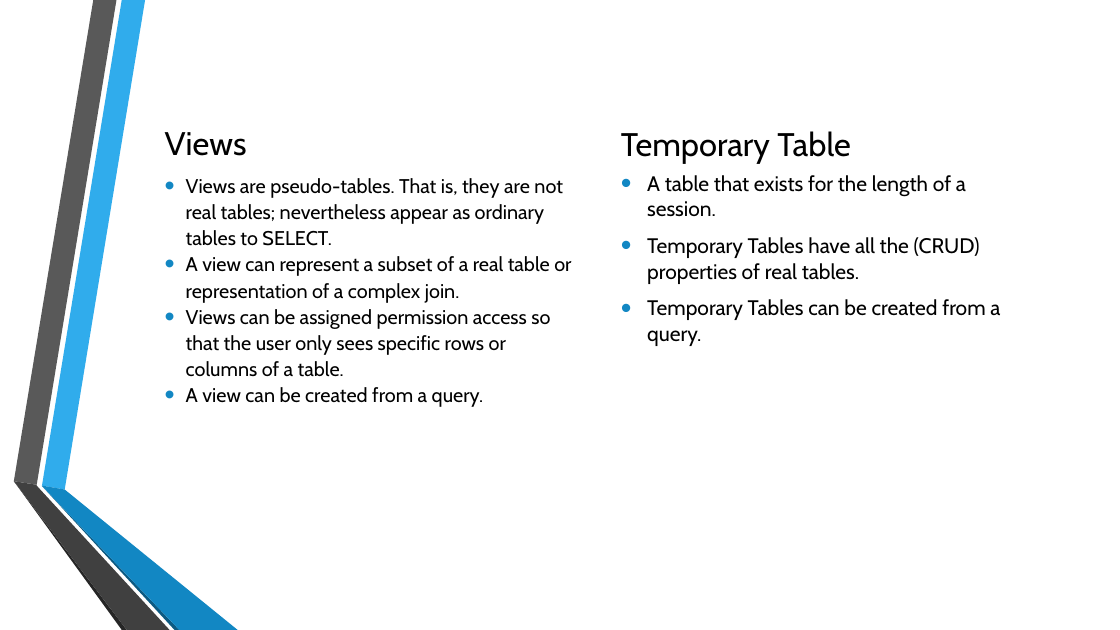
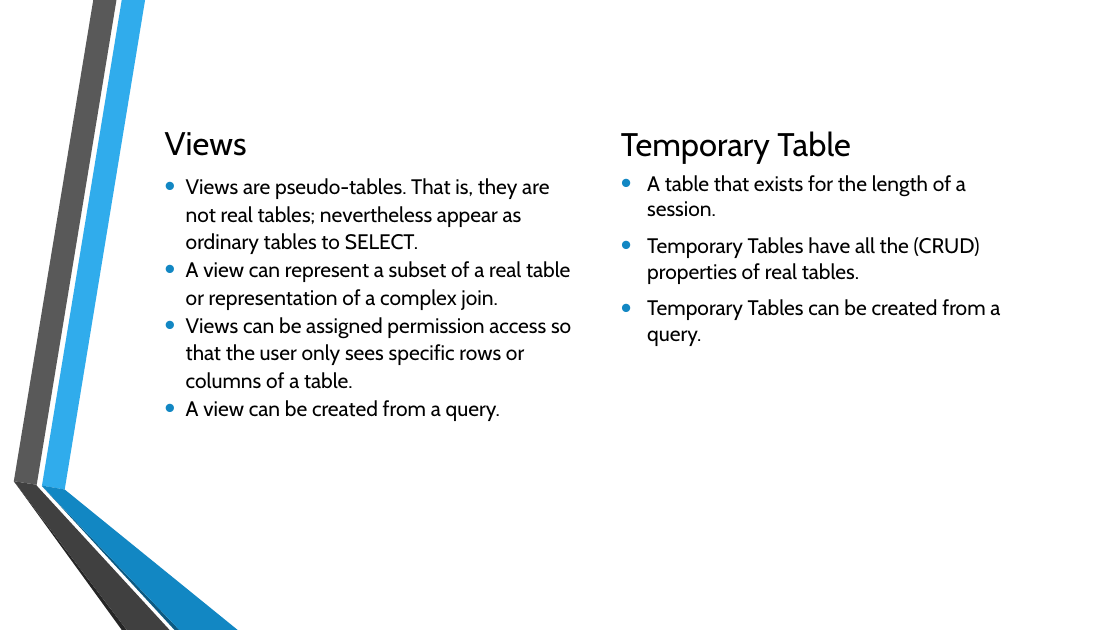
Before and after one commit to MGIS-UMN/GIS5577_week4, a slide deck: slide 36 of Advanced_DB_queries.odp (slide 33 before the commit). Drawn at 1120x630 pixels with LibreOffice and Linux fonts; fonts in the diff are those of the drawing; background and template pictures are left out. Boxes give left, top, right and bottom in pixels: in the first picture for what was removed or moved away, otherwise in the second. Text is boxed around its words. In the diff, an @@ line names an element or a change of style, - is before the commit and + after.

```diff
--- a/Advanced_DB_queries.odp
+++ b/Advanced_DB_queries.odp
@@ text "Views are pseudo-tables. That is, ..." at box(186, 178, 571, 421): size 17 to 18 pt @@
```
Also in this commit, not shown: 6 other slides changed, 3 slides added.
